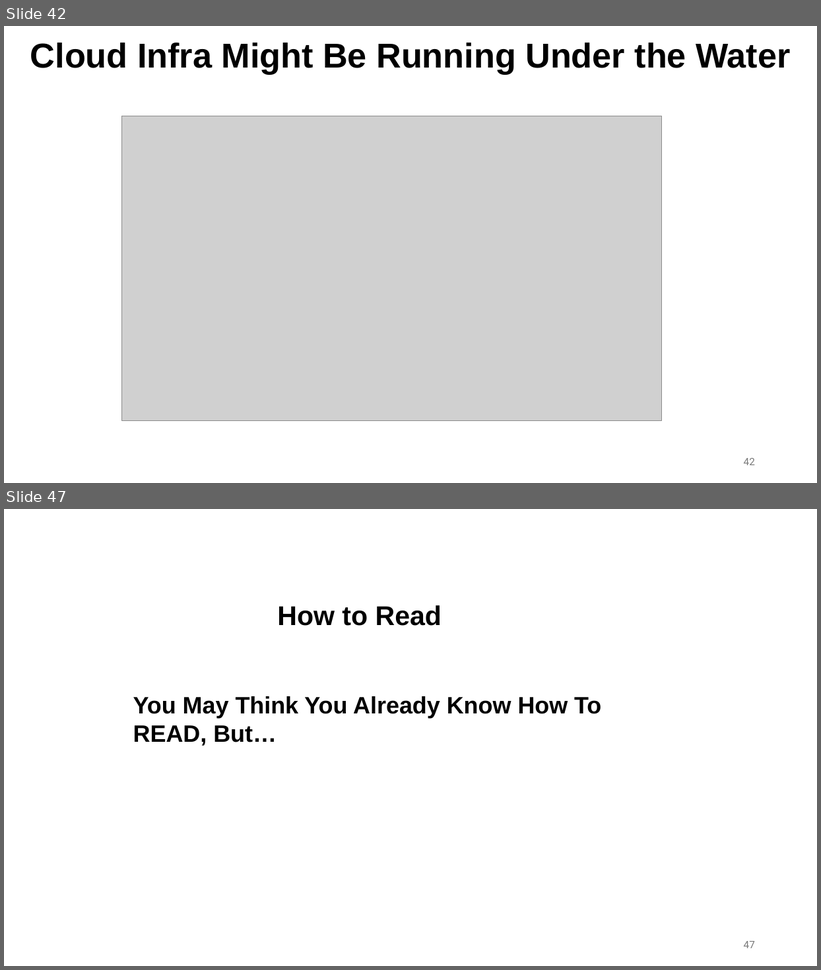
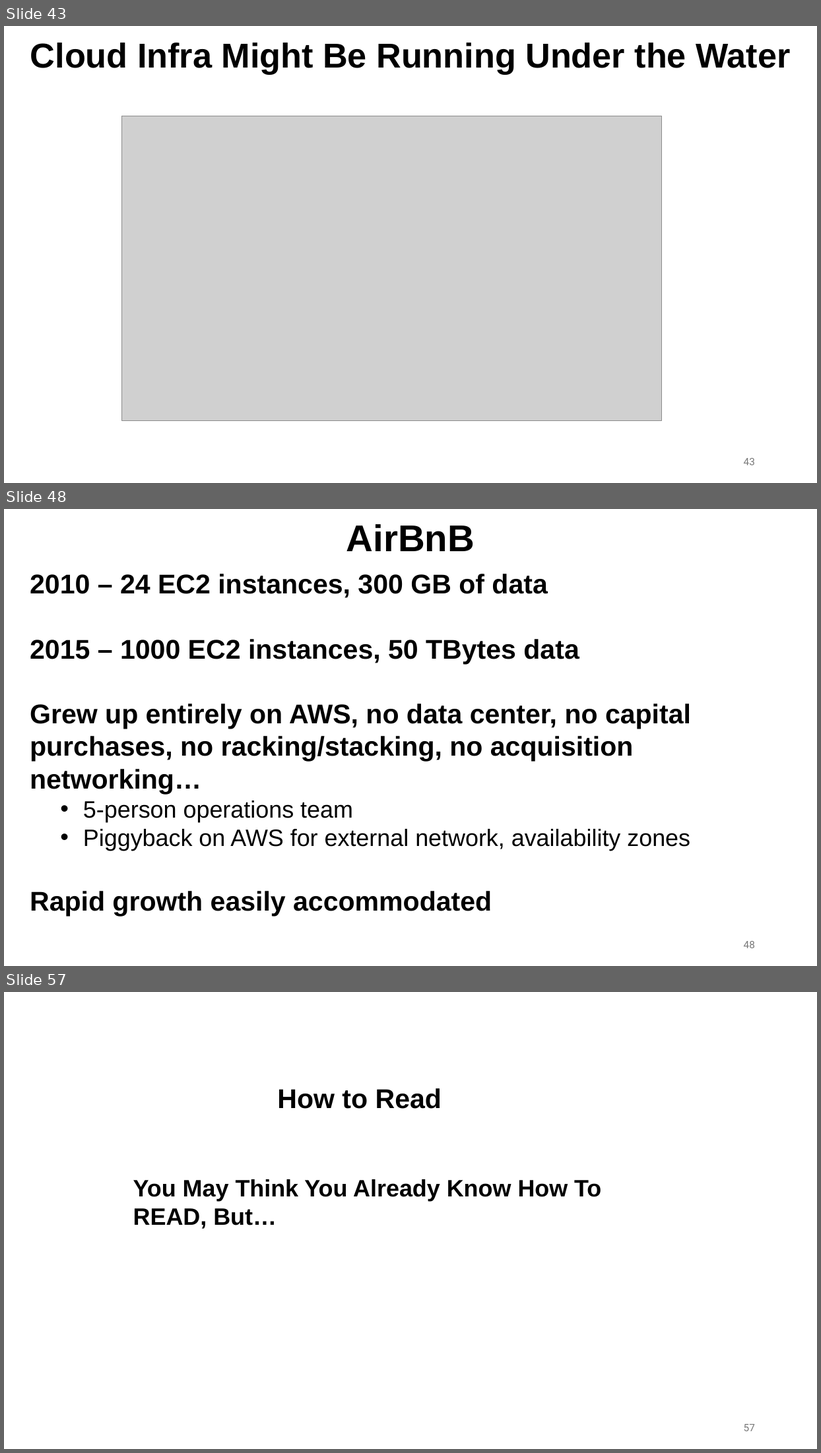
Before and after one commit to ec528/ec528.github.io, a slide deck: slides/fall26/1-introduction.pptx. Shown one above the other, each under a label of ours: slides 42 and 47 before the commit, slides 43, 48 and 57 after it; the slides between them are not shown. The pictures are 821x970 and 821x1453 pixels, drawn with LibreOffice and Linux fonts; fonts in the diff are those of the drawing; grey boxes stand for pictures. Boxes give left, top, right and bottom in pixels: in the first picture for what was removed or moved away, otherwise in the second. Text is boxed around its words. In the diff, an @@ line names an element or a change of style, - is before the commit and + after.

```diff
--- a/slides/fall26/1-introduction.pptx
+++ b/slides/fall26/1-introduction.pptx
@@ slide 48 added at (x1=4, y1=509, x2=817, y2=966), background #FFFFFF @@
@@ text added at (x1=347, y1=524, x2=475, y2=551), 44 pt, text #000000, bold @@
+AirBnB
@@ text added at (x1=30, y1=574, x2=691, y2=916), 32 pt, text #000000, bold @@
+2010 – 24 EC2 instances, 300 GB of data
+2015 – 1000 EC2 instances, 50 TBytes data
+Grew up entirely on AWS, no data center, no capital purchases, no racking/stacking, no acquisition networking…
+  • 5-person operations team
+  • Piggyback on AWS for external network, availability zones
+Rapid growth easily accommodated
@@ page number added at (x1=744, y1=941, x2=755, y2=949), 12 pt, text #797979 @@
+48
@@ what was slide 42 is now slide 43 @@
@@ page number at (x1=744, y1=458, x2=755, y2=466): text changed @@
-42
+43
@@ what was slide 47 is now slide 57 @@
@@ page number at (x1=744, y1=1424, x2=755, y2=1432): text changed @@
-47
+57
```
Also in this commit, not shown: 17 slides changed, 10 other slides added, 1 slide removed, 1 other file.
